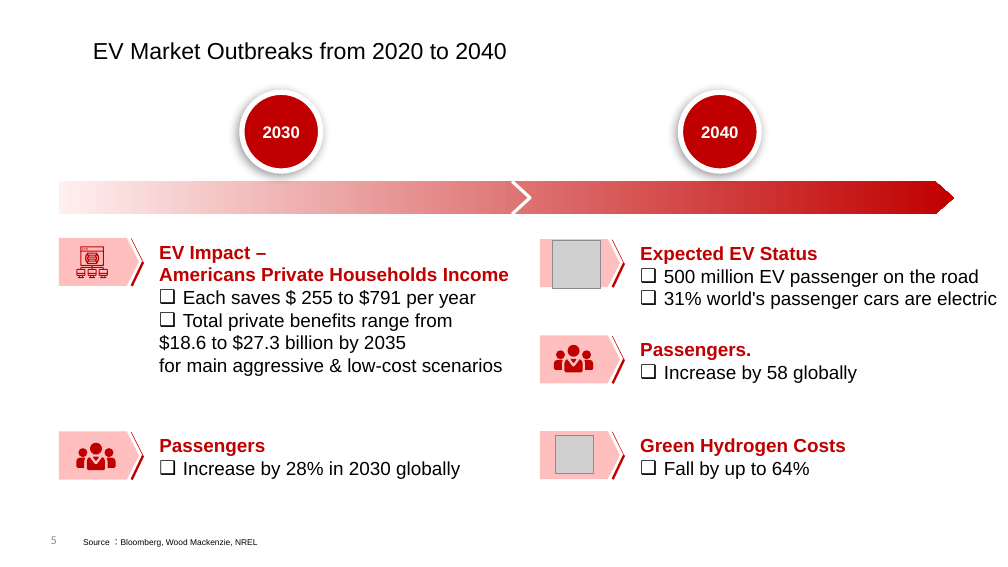
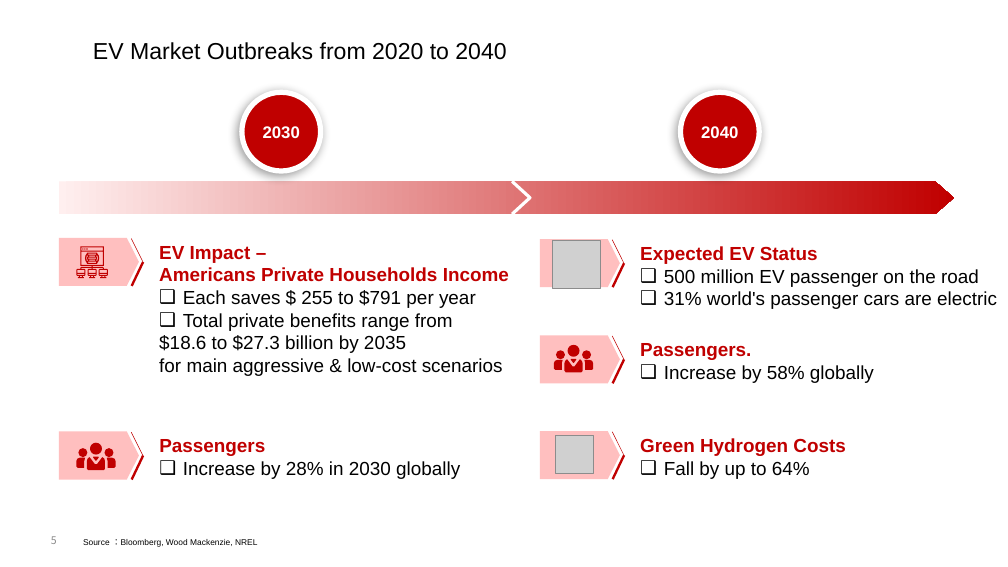
Before and after one commit to shonaqvi/Your-Next-Investment-, a slide deck: slide 5 of Slide_Template/TSLA deck_final_v4.pptx. Drawn at 1008x567 pixels with LibreOffice and Linux fonts; fonts in the diff are those of the drawing; grey boxes stand for pictures. Boxes give left, top, right and bottom in pixels: in the first picture for what was removed or moved away, otherwise in the second. Text is boxed around its words. In the diff, an @@ line names an element or a change of style, - is before the commit and + after.

```diff
--- a/Slide_Template/TSLA deck_final_v4.pptx
+++ b/Slide_Template/TSLA deck_final_v4.pptx
@@ text at <box>664,365,874,383</box>: text changed @@
-❑ Increase by 58 globally
+❑ Increase by 58% globally
```
Also in this commit, not shown: 1 other slide changed.
